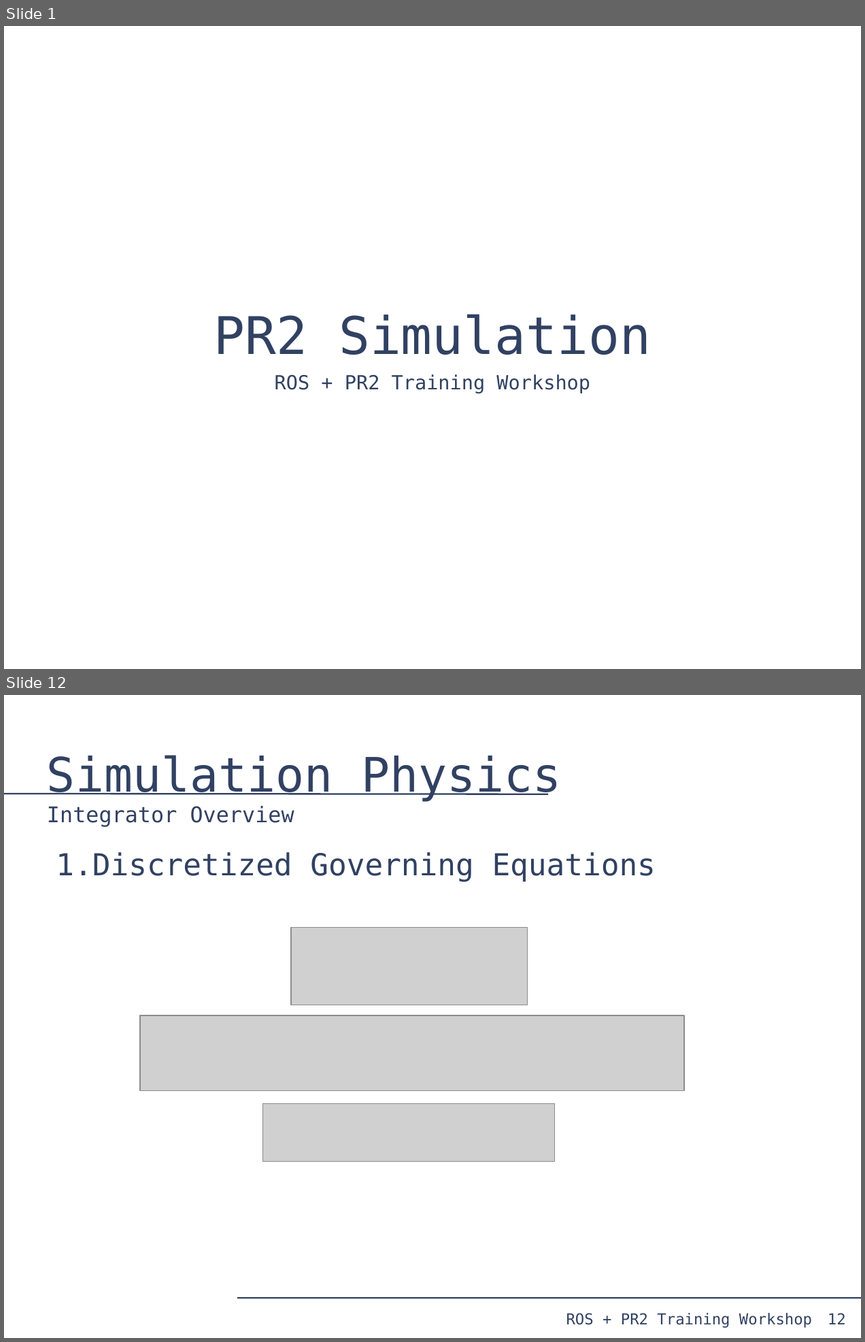
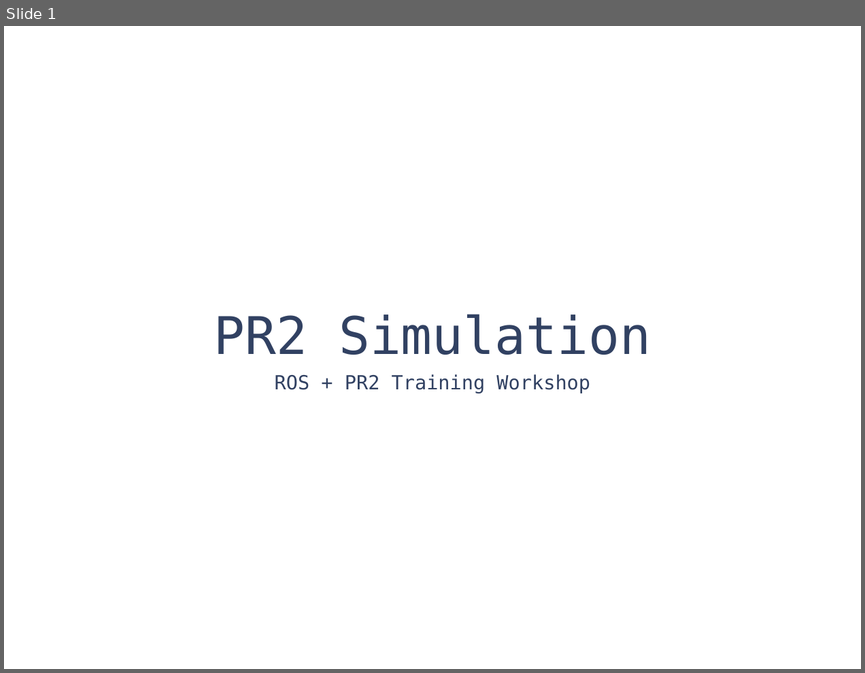
Before and after one commit to PR2/pr2_docs, a slide deck: pr2_training_workshop/simulation/simulation_training_workshop.odp. Shown one above the other, each under a label of ours: slides 1 and 12 before the commit, slide 1 after it; the slides between them are not shown. The pictures are 865x1342 and 865x673 pixels, drawn with LibreOffice and Linux fonts; fonts in the diff are those of the drawing; grey boxes stand for pictures. Boxes give left, top, right and bottom in pixels: in the first picture for what was removed or moved away, otherwise in the second. Text is boxed around its words. In the diff, an @@ line names an element or a change of style, - is before the commit and + after.

```diff
--- a/pr2_training_workshop/simulation/simulation_training_workshop.odp
+++ b/pr2_training_workshop/simulation/simulation_training_workshop.odp
@@ slide 12 removed at (4, 695, 861, 1338), background #FFFFFF @@
@@ title removed at (47, 755, 561, 827) @@
-Simulation Physics
-Integrator Overview
@@ line removed from (4, 794) to (548, 794) @@
@@ text removed at (56, 852, 655, 882) @@
-1. Discretized Governing Equations
@@ picture removed at (291, 928, 527, 1005) @@
@@ picture removed at (140, 1015, 684, 1091) @@
@@ picture removed at (263, 1103, 555, 1161) @@
@@ line removed from (237, 1297) to (861, 1297) @@
@@ text removed at (566, 1312, 812, 1327) @@
-ROS + PR2 Training Workshop
@@ page number removed at (827, 1312, 846, 1324) @@
-12
```
Also in this commit, not shown: 8 slides added, 31 other slides removed, 3 other files.
